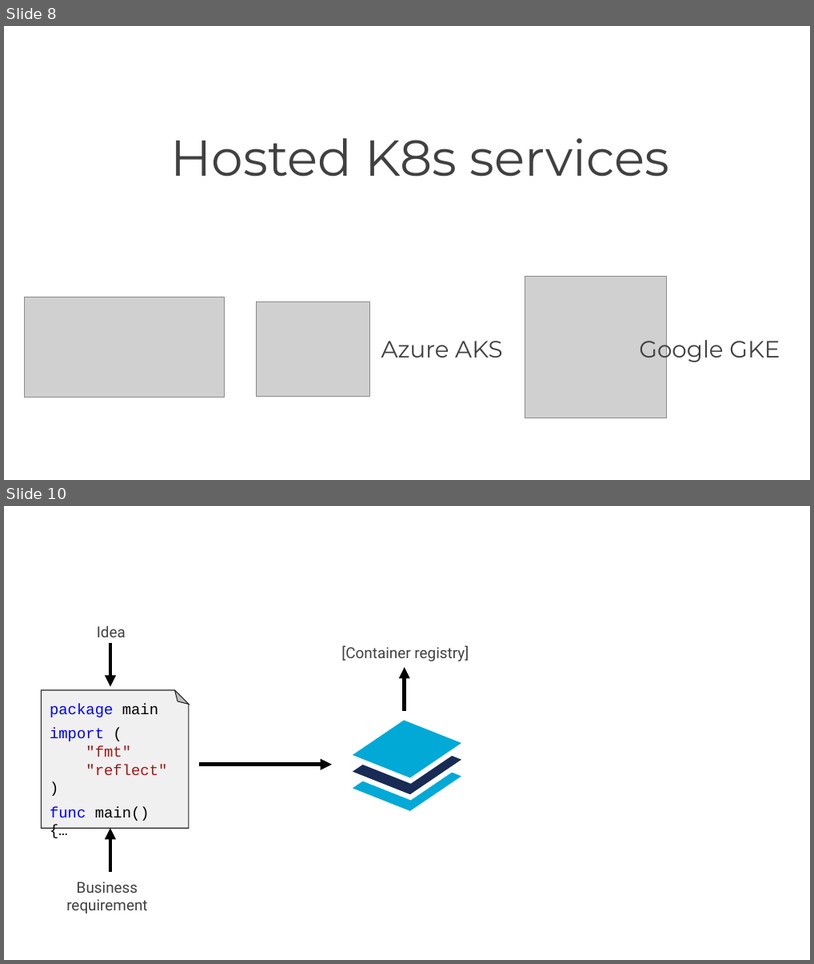
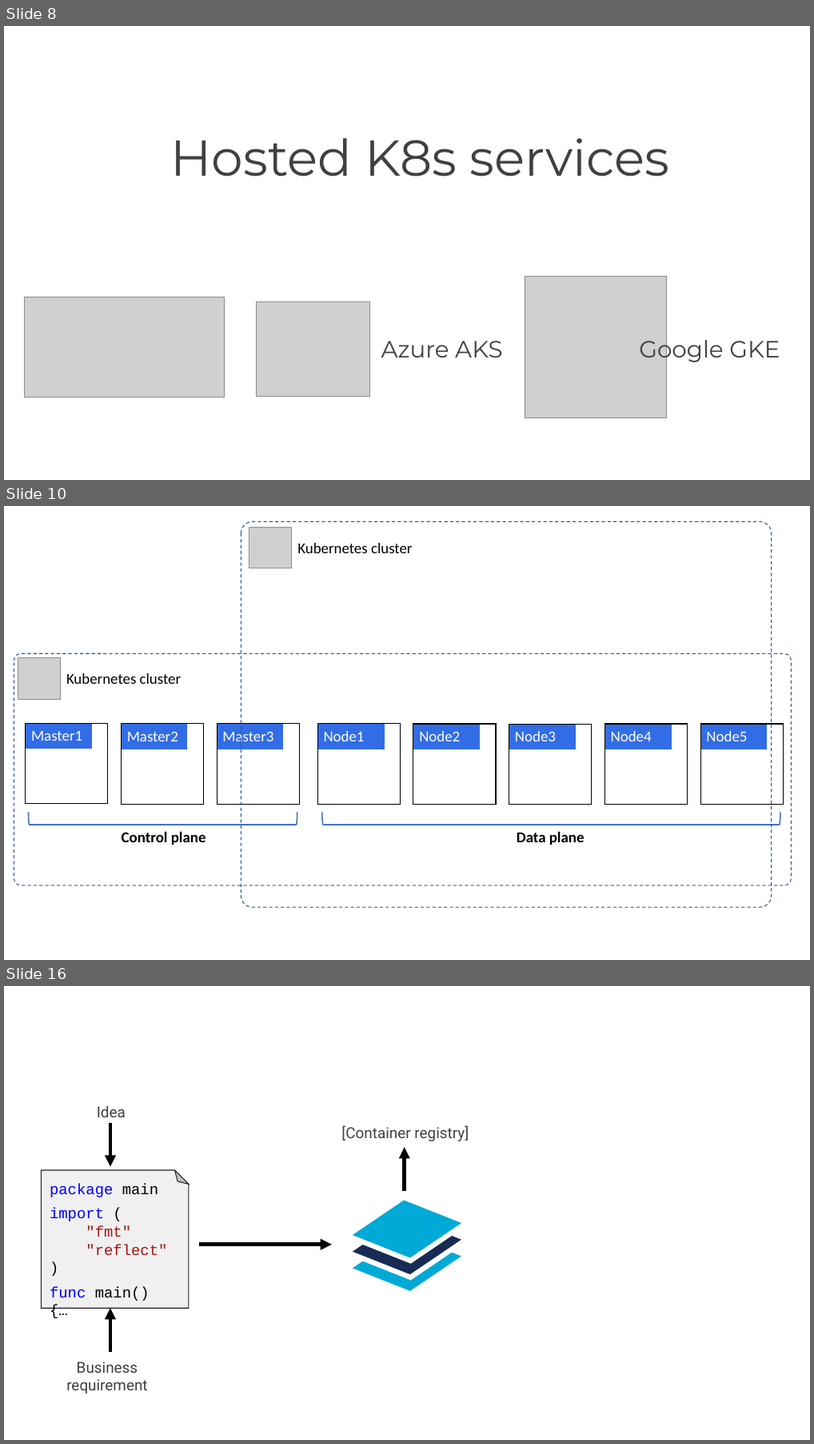
Before and after one commit to nigelpoulton/k8s101, a slide deck: docs/slides.pptx. Shown one above the other, each under a label of ours: slides 8 and 10 before the commit, slides 8, 10 and 16 after it; the slides between them are not shown. The pictures are 814x964 and 814x1444 pixels, drawn with LibreOffice and Linux fonts; fonts in the diff are those of the drawing; grey boxes stand for pictures; background and template pictures are left out. Boxes give left, top, right and bottom in pixels: in the first picture for what was removed or moved away, otherwise in the second. Text is boxed around its words. In the diff, an @@ line names an element or a change of style, - is before the commit and + after.

```diff
--- a/docs/slides.pptx
+++ b/docs/slides.pptx
@@ slide 10 added at box(4, 506, 810, 960), background #FFFFFF @@
@@ rounded rectangle added at box(241, 522, 772, 907), outline #325491 1 pt dashed @@
@@ picture added at box(250, 527, 292, 568) @@
@@ text added at box(298, 543, 413, 553), 18 pt, text #000000 @@
+Kubernetes cluster
@@ rounded rectangle added at box(14, 654, 792, 885), outline #325491 1 pt dashed @@
@@ picture added at box(18, 658, 60, 699) @@
@@ text added at box(66, 673, 182, 684), 18 pt, text #000000 @@
+Kubernetes cluster
@@ group added at box(25, 723, 300, 844): 6 rectangles, 1 left bracket, 1 text @@
+Master1
+Master2
+Master3
+Control plane
@@ group added at box(316, 724, 784, 844): 14 rectangles, 1 left bracket, 1 text @@
+Node1
+Node2
+Node3
+Node4
+Node5
+Data plane
@@ what was slide 10 is now slide 16 @@
```
Also in this commit, not shown: 2 slides changed, 14 other slides added, 1 slide removed, 4 other files.
